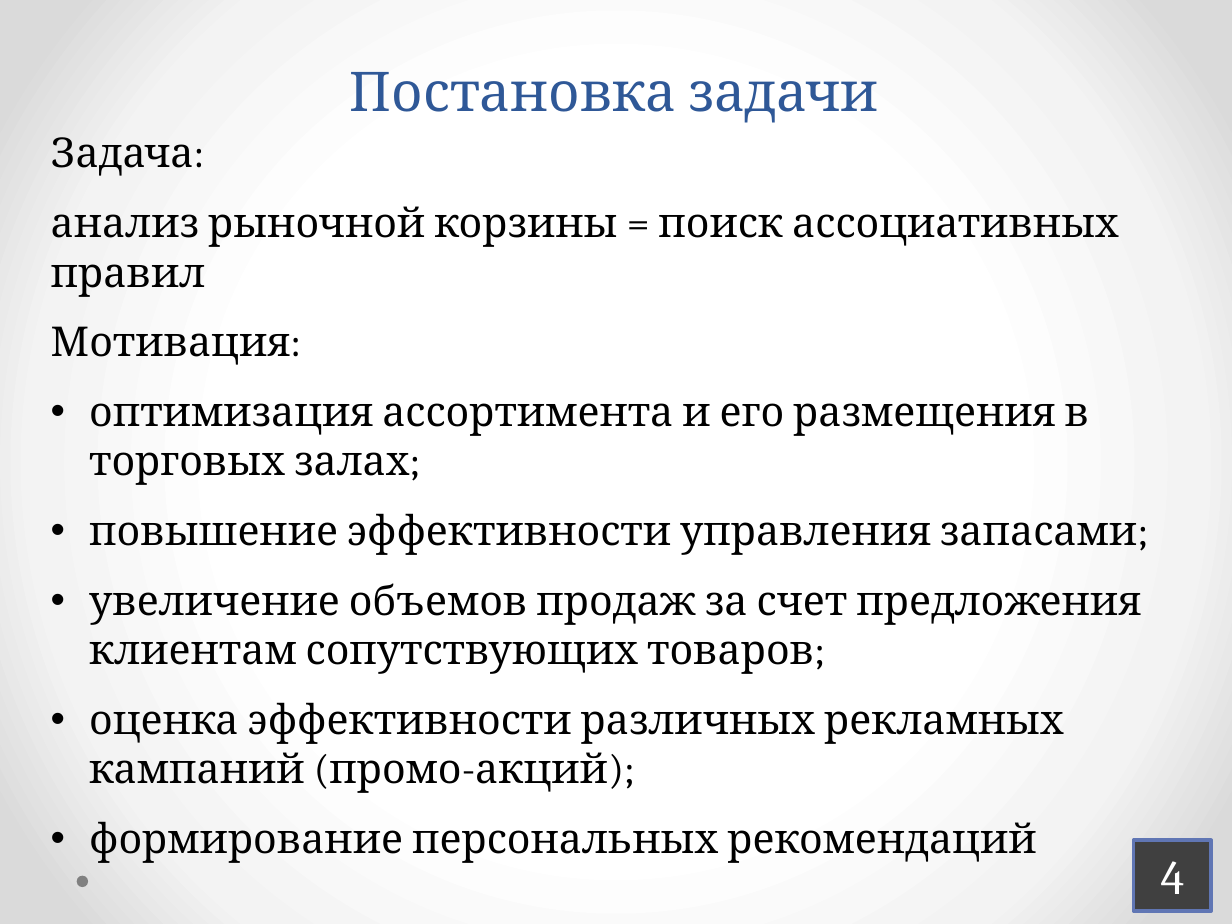
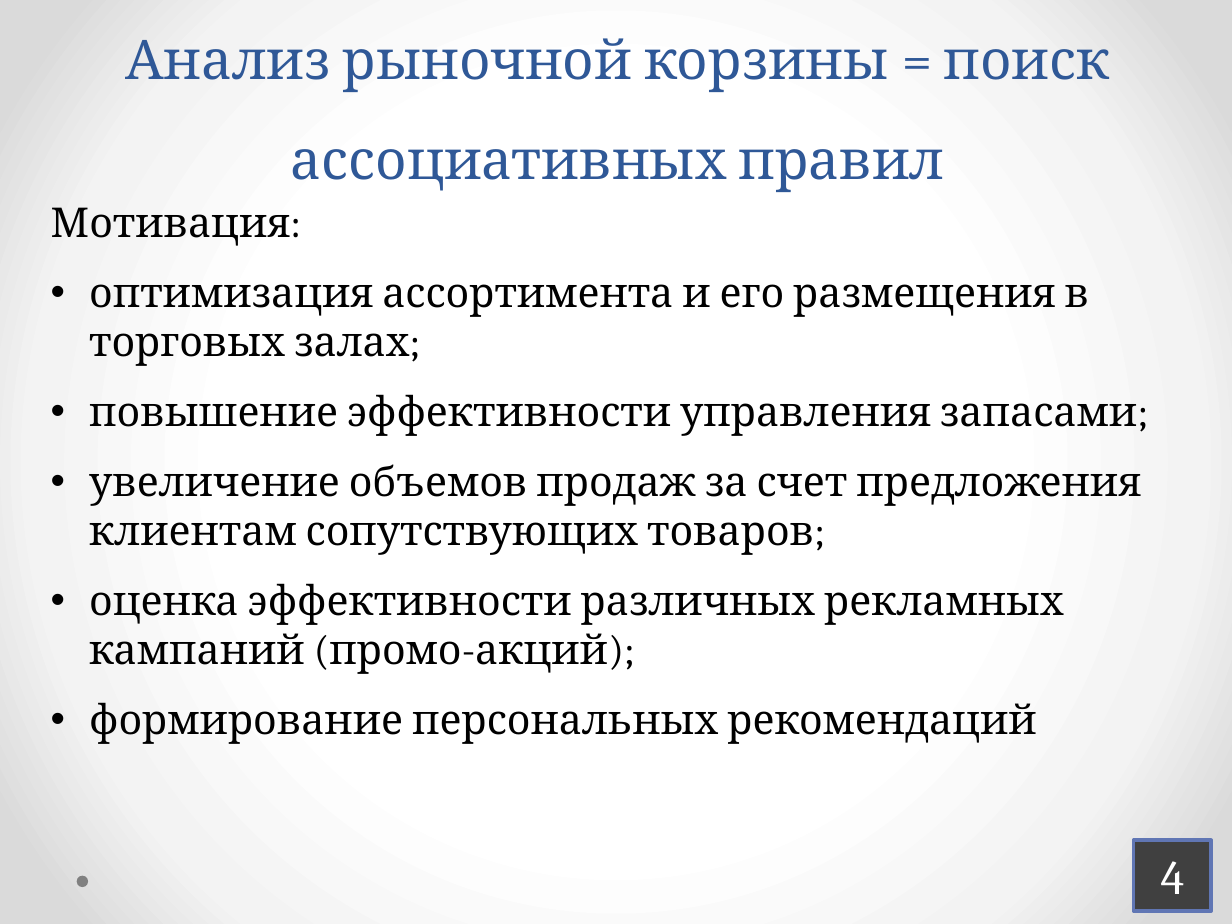
Before and after one commit to FacetOfVerity/SenseMining, a slide deck: slide 4 of Docs/Афанасьев В.Р. Презентация.pptx. Drawn at 1232x924 pixels with LibreOffice and Linux fonts; fonts in the diff are those of the drawing. Boxes give left, top, right and bottom in pixels: in the first picture for what was removed or moved away, otherwise in the second. Text is boxed around its words. In the diff, an @@ line names an element or a change of style, - is before the commit and + after.

```diff
--- a/Docs/Афанасьев В.Р. Презентация.pptx
+++ b/Docs/Афанасьев В.Р. Презентация.pptx
@@ title at (125, 38, 1111, 192): text changed @@
-Постановка задачи
+Анализ рыночной корзины = поиск ассоциативных правил
@@ text at (51, 137, 1119, 297): paragraphs removed @@
-Задача:
-анализ рыночной корзины = поиск ассоциативных правил
```
Also in this commit, not shown: 4 other slides changed, 2 other files.
